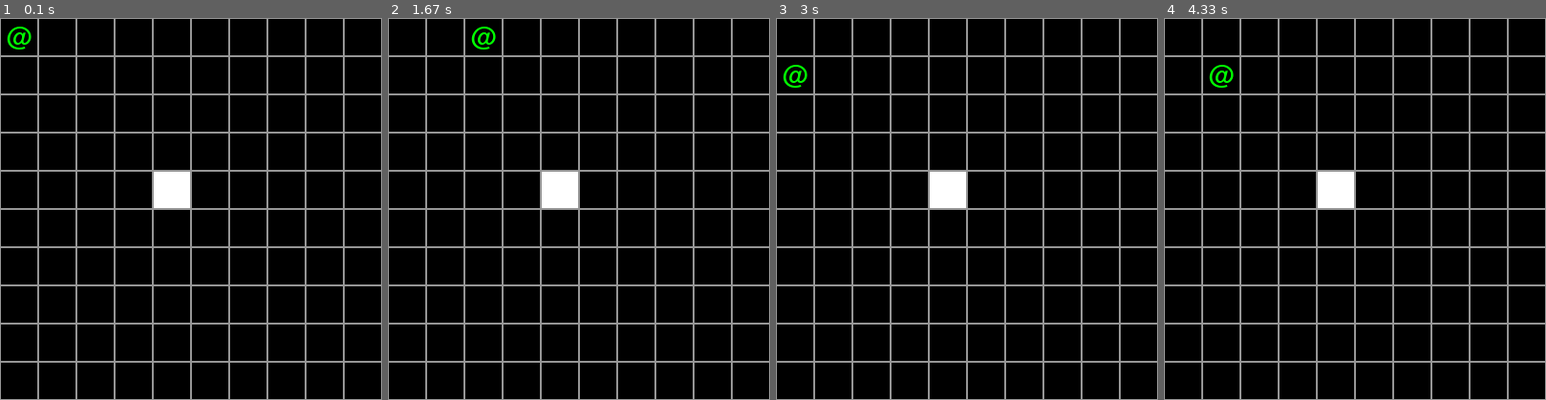
Above: before the commit, frames 1-4 (left to right).
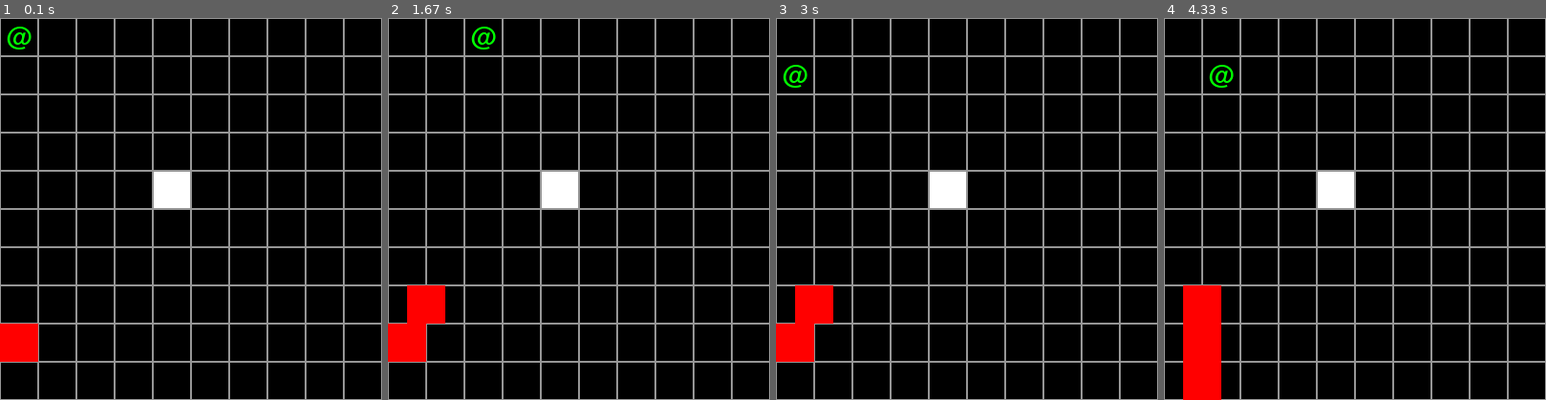
Above: after the commit, the same moments.

Repository: Tatusaily/Kouluteht
Game: pygame game, started from Muut/Erikoinen/main.py
Same seed, same stepped clock (60 frames per second), same inputs: the game is played once before the commit and once after it.
Inputs:
- Up to frame 1 (0.1 s): no input
- Up to frame 2 (1.67 s): hold Right 0.33-0.8 s; hold Up 0.83-1.13 s; hold Right 1.17-1.63 s
- Up to frame 3 (3 s): hold Left 1.67-2.2 s; hold Down 2.23-2.53 s; hold Left 2.57-2.97 s
- Up to frame 4 (4.33 s): hold Up 3-3.37 s; hold Right 3.4-4.03 s; hold Down from 4.07 s (still down)

The runs differ from the first frame. In frame 1, 1.0% of the frame differs, in the area x 0-10%, y 80-90%; in frame 2, 2.0%; in frame 3, 2.0%; in frame 4, 3.0%, in the area x 5-15%, y 70-100%.

Commit message:
mato rikki

Diff:
--- a/Muut/Erikoinen/main.py
+++ b/Muut/Erikoinen/main.py
@@ -1,24 +1,28 @@
 # Game On
+import random
+import pygame
+import sys
+from pygame import Vector2
+from Muut.Hymyprint import hymyprint as hymy
+
 if __name__ == '__main__':
-    import pygame
-    import sys
-    from pygame import Vector2
-    from Muut.Hymyprint import hymyprint as hymy
     # Vakiot ja bloat
     pygame.init()
     gridsize = 40
-    window_width = gridsize*10
-    window_height = gridsize*10
+    grid_width = 10
+    grid_heigth = 10
+    window_width = grid_width*gridsize
+    window_height = grid_heigth*gridsize
     screen = pygame.display.set_mode((window_width, window_height))
     gameclock = pygame.time.Clock()
     charfont = pygame.font.SysFont("Gotham", gridsize)
 
     class PlayerChar:
-        speed = gridsize
-
         def __init__(self):
             self.x = 1*gridsize/2
             self.y = 1*gridsize/2
+            self.pos = Vector2(self.x, self.y)
+            self.speed = gridsize
             # .render tekee uuden surfacen. sen voi blittaa mihin haluu
             self.glyph = charfont.render("@", True, "Green")
             self.rect = self.glyph.get_rect(center=(self.x, self.y))
@@ -45,20 +49,54 @@
 
             # Päivitetään rect oikeaan koordinaatiin
             self.rect = self.glyph.get_rect(center=(self.x, self.y))
+            self.pos = Vector2(self.x, self.y)
 
     class Snake:
-        def __init__(self, length):
+        # TODO: Mato huijaa sääntöjä ja liikkuu diagonaalisesti eikä välitä ruuduista
+        def __init__(self, length=3):
             self.body = []
-            # TODO: Kärmeelle kehonrakennus.
-            #   Käärmeelle tulee kehoon satunnainen määrä paloja. Myöhemmin enemmän?
-            #   Kaikki palat tulee samaan kohtaan:
-            #       Kun käärme lähtee liikkeelle niin se ikäänkuin kasvaa siitä pisteestä.
-            #   Sit käärmeelle suunta ja nopeus
-            #   Käärme vois alkuun liikkuu satunnaisiin suuntiin.
-            #       Myöhemmin etsii pelaajaa?
+            self.speed = gridsize
+            self.direction = Vector2(0, 0)
+            self.pos = (random.randint(0, grid_width)*gridsize, random.randint(0, grid_heigth)*gridsize)
+            for i in range(length):
+                self.body.append(Vector2(self.pos))
+            while self.direction[0] == 0 or self.direction[1] == 0:
+                self.direction = Vector2(random.randint(-1, 1), random.randint(-1, 1))
 
-            #for i in length:
-                #self.body.append(Vector2(x, y))
+        def turn(self):
+            # RNG
+            if random.randint(0, 1) == 1:
+                # Jos liike on sivuttasta; käännetään mato joko ylös tai alas.
+                if self.direction[0] == 1 or self.direction[0] == -1:
+                    self.direction[0] = 0
+                    while self.direction[1] == 0:
+                        self.direction[1] = random.randint(-1, 1)
+                # Jos liike on pystysuuntaista; käännetään matoa vasemmalle tai oikealle.
+                if self.direction[1] == 0 or self.direction[1] == -1:
+                    self.direction[1] = 0
+                    while self.direction[0] == 0:
+                        self.direction[0] = random.randint(-1, 1)
+
+
+        def move(self):
+            body_copy = self.body[:-1]
+            body_copy.insert(0, body_copy[0] + self.direction*self.speed)
+            self.body = body_copy[:]
+
+            if self.body[0][0] <= 0:
+                self.body[0][0] = gridsize/2
+            if self.body[0][0] > window_width:
+                self.body[0][0] = window_width - gridsize/2
+            if self.body[0][1] <= 0:
+                self.body[0][1] = gridsize/2
+            if self.body[0][1] > window_height:
+                self.body[0][1] = window_height - gridsize/2
+
+        def draw_snake(self):
+            for block in self.body:
+                body_rect = pygame.Rect(block.x, block.y, gridsize, gridsize)
+                pygame.draw.rect(screen, "Red", body_rect)
+
 
     def input_tick():
         print(f"{int(Player.x/gridsize+1)}, {int(Player.y/gridsize+1)}")
@@ -71,14 +109,22 @@
 
     print("Main")
     Player = PlayerChar()
+    Sneikki = Snake()
     testblock = pygame.Rect((4*gridsize, 4*gridsize), (gridsize, gridsize))
     hymy()
+    snake_act = pygame.USEREVENT
+    pygame.time.set_timer(snake_act, 1000)
     while True:
         for event in pygame.event.get():
             if event.type == pygame.QUIT:
                 print("QUIT")
                 pygame.quit()
                 sys.exit()
+            if event.type == snake_act:
+                print(f"Sneikki: {Sneikki.body}")
+                print(f"Playa: {Player.pos}")
+                Sneikki.move()
+                Sneikki.turn()
             if event.type == pygame.KEYDOWN:  # input
                 if event.key == pygame.K_UP:
                     Player.move("up")
@@ -94,9 +140,11 @@
             Player = PlayerChar()
 
         # Draw UI
+
         screen.fill("Black")
         screen.blit(Player.glyph, Player.rect)
         pygame.draw.rect(screen, "White", testblock)
         draw_grid()
+        Sneikki.draw_snake()
 
         pygame.display.update()
